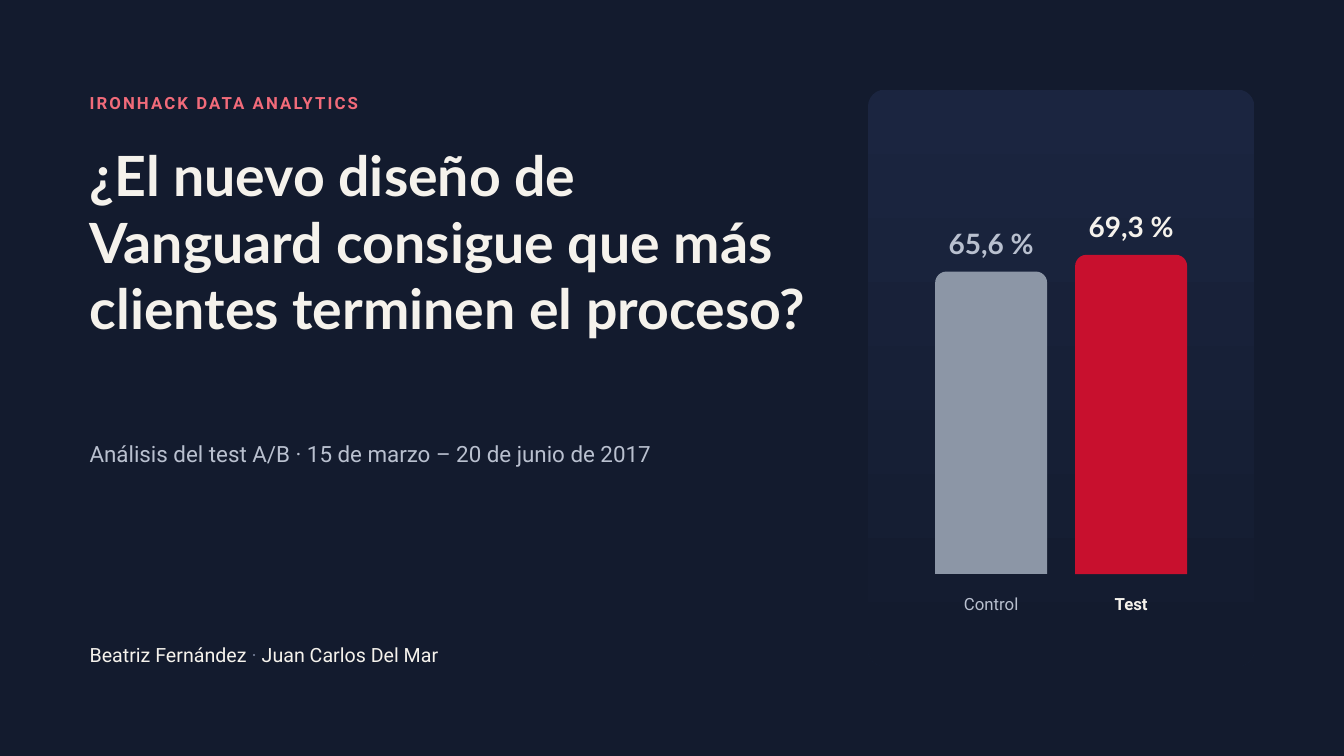
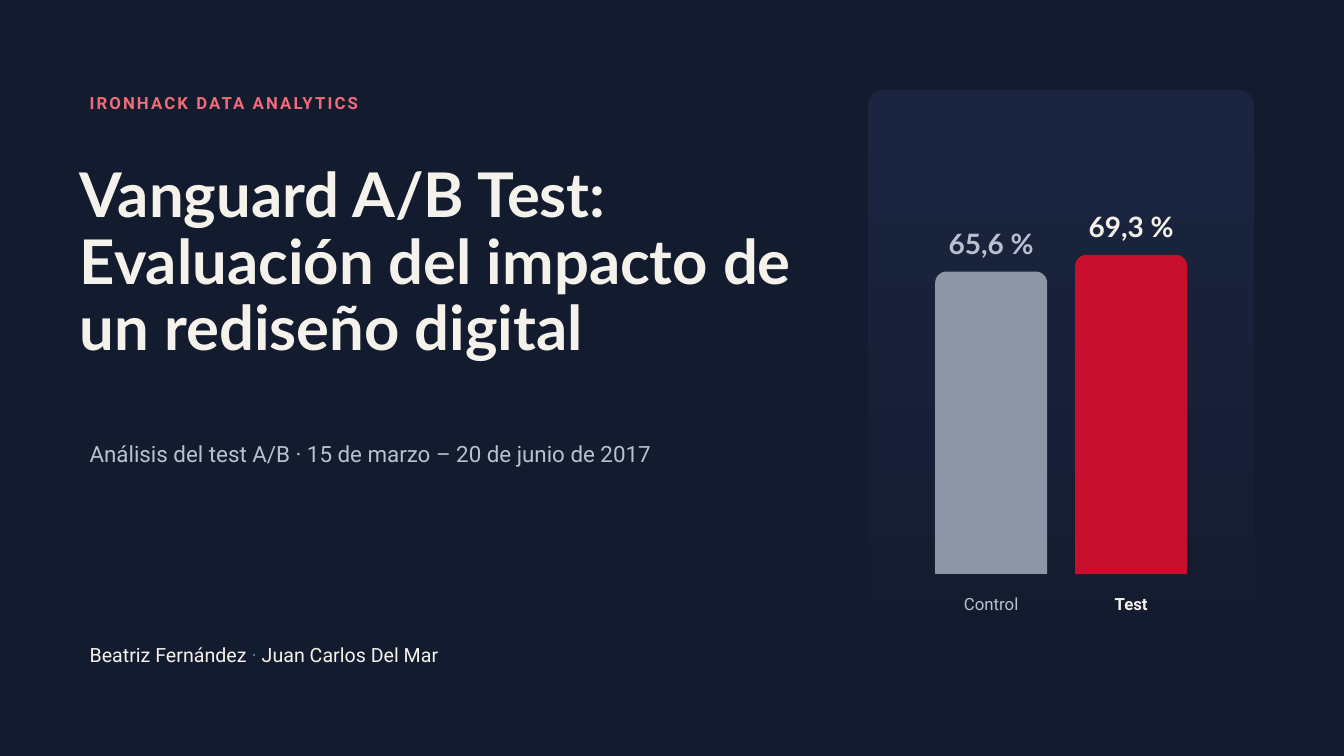
Before and after one commit to beafernandez22/Project_Vanguard_ab_Test, a slide deck: slide 1 of outputs/Vanguard_Presentación.pptx. Drawn at 1344x756 pixels with LibreOffice and Linux fonts; fonts in the diff are those of the drawing. Boxes give left, top, right and bottom in pixels: in the first picture for what was removed or moved away, otherwise in the second. Text is boxed around its words. In the diff, an @@ line names an element or a change of style, - is before the commit and + after.

```diff
--- a/outputs/Vanguard_Presentación.pptx
+++ b/outputs/Vanguard_Presentación.pptx
@@ title at (80,171,791,361): text changed; size 39.6 to 44 pt @@
-¿El nuevo diseño de Vanguard consigue que más clientes terminen el proceso?
+Vanguard A/B Test: Evaluación del impacto de un rediseño digital
```
Also in this commit, not shown: 5 other slides changed, 5 slides removed, 1 other file.
